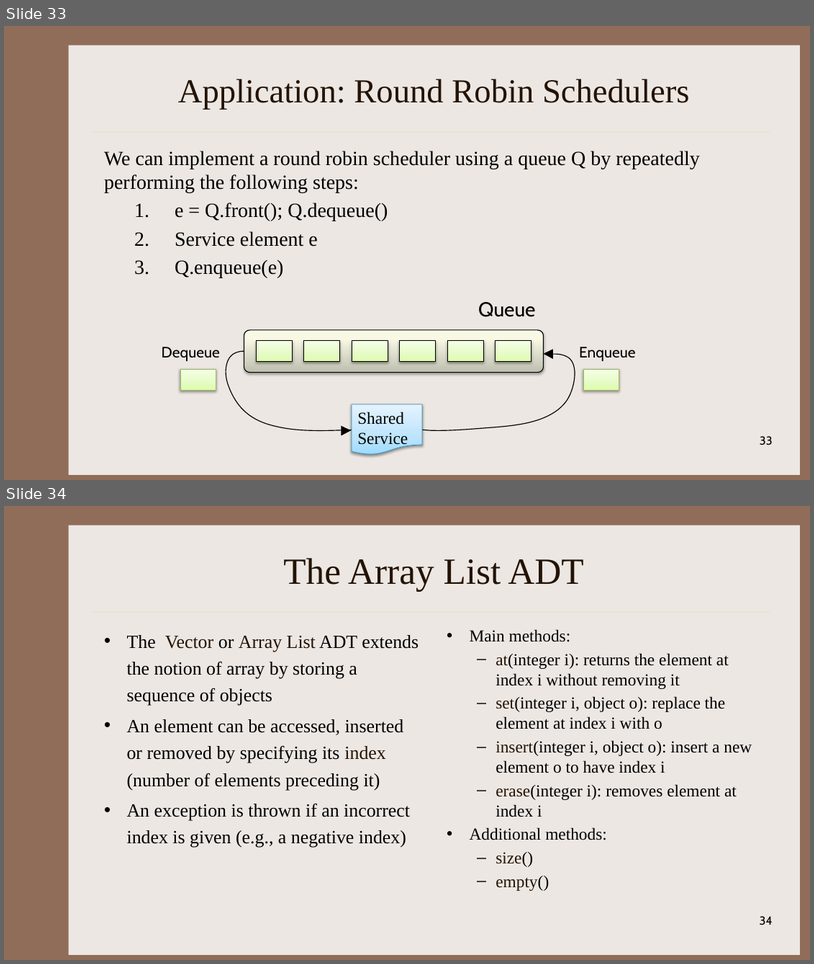
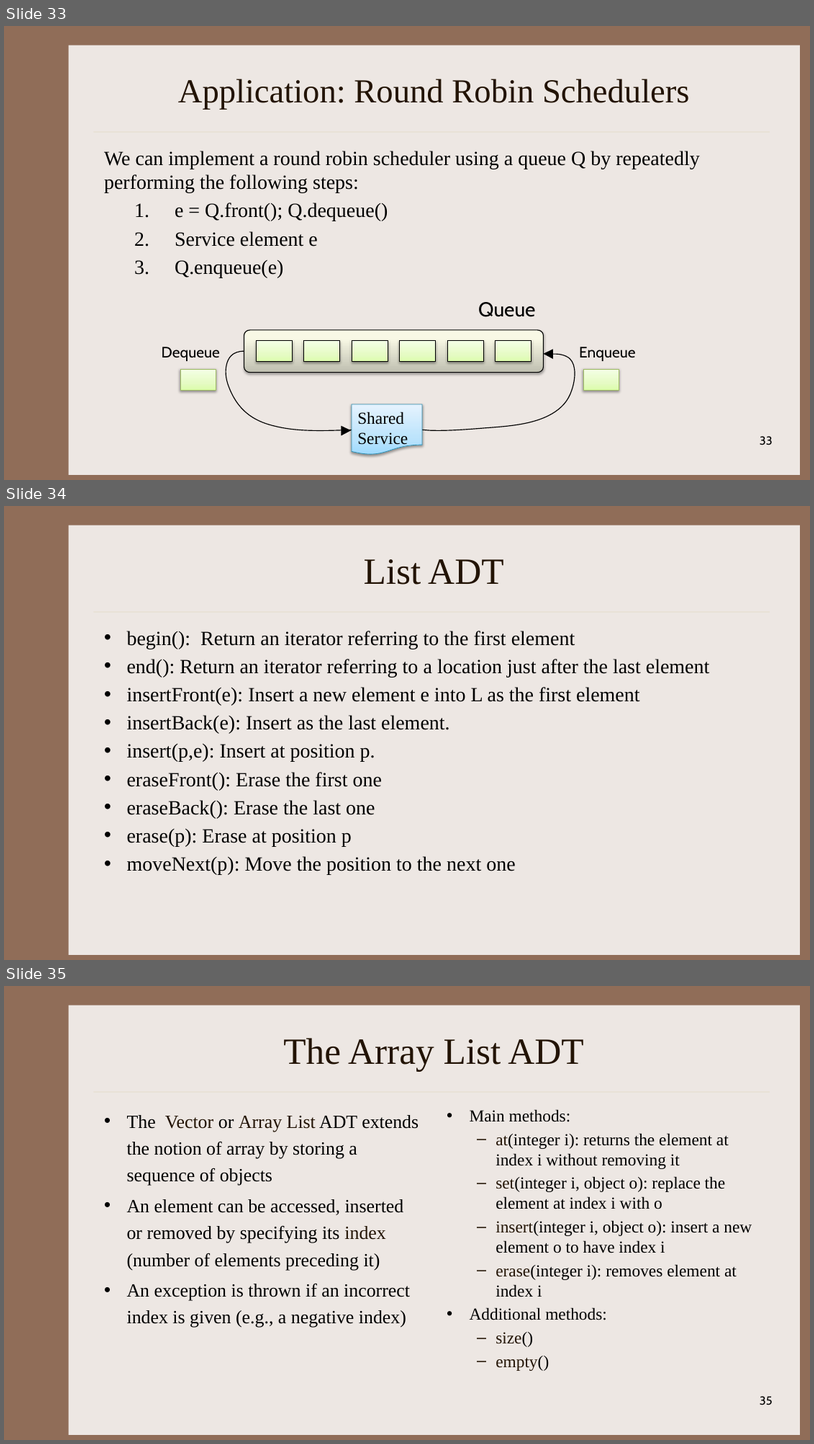
Before and after one commit to kapsitis/rbs-datastructures, a slide deck: slides/DS_Week04_02_StacksAndQueues.pptx. Shown one above the other, each under a label of ours: slides 33 and 34 before the commit, slides 33, 34 and 35 after it. The pictures are 814x964 and 814x1444 pixels, drawn with LibreOffice and Linux fonts; fonts in the diff are those of the drawing. Boxes give left, top, right and bottom in pixels: in the first picture for what was removed or moved away, otherwise in the second. Text is boxed around its words. In the diff, an @@ line names an element or a change of style, - is before the commit and + after.

```diff
--- a/slides/DS_Week04_02_StacksAndQueues.pptx
+++ b/slides/DS_Week04_02_StacksAndQueues.pptx
@@ slide 34 added at (4,506,810,960), background #906D58; not listed: 2 template elements that a slide beside it also shows @@
@@ title added at (364,559,504,584), 44 pt, text #221304 @@
+List ADT
@@ text added at (127,631,710,875), 24 pt, text #000000 @@
+• begin(): Return an iterator referring to the first element
+• end(): Return an iterator referring to a location just after the last element
+• insertFront(e): Insert a new element e into L as the first element
+• insertBack(e): Insert as the last element.
+• insert(p,e): Insert at position p.
+• eraseFront(): Erase the first one
+• eraseBack(): Erase the last one
+• erase(p): Erase at position p
+• moveNext(p): Move the position to the next one
@@ what was slide 34 is now slide 35 @@
@@ page number at (760,1396,773,1405): text changed @@
-34
+35
```
Also in this commit, not shown: 4 slides changed, 10 slides removed, 17 other files.
